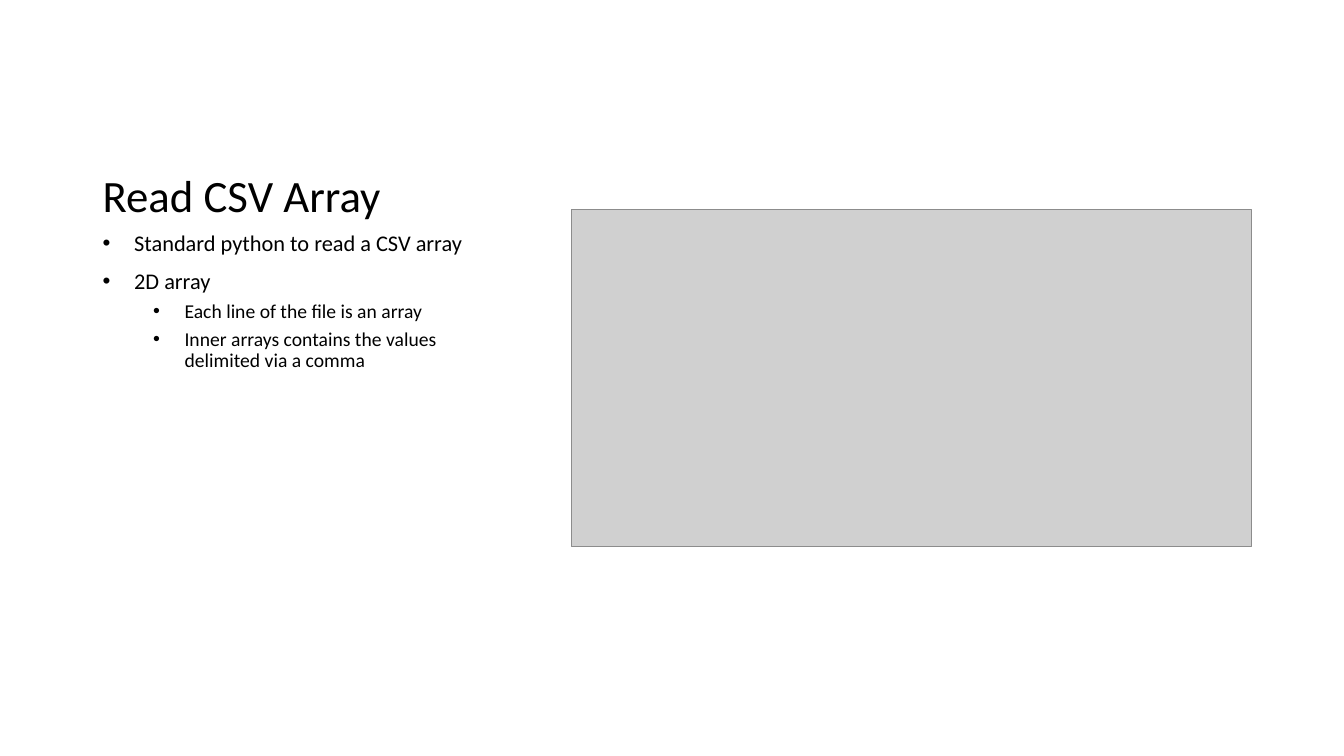
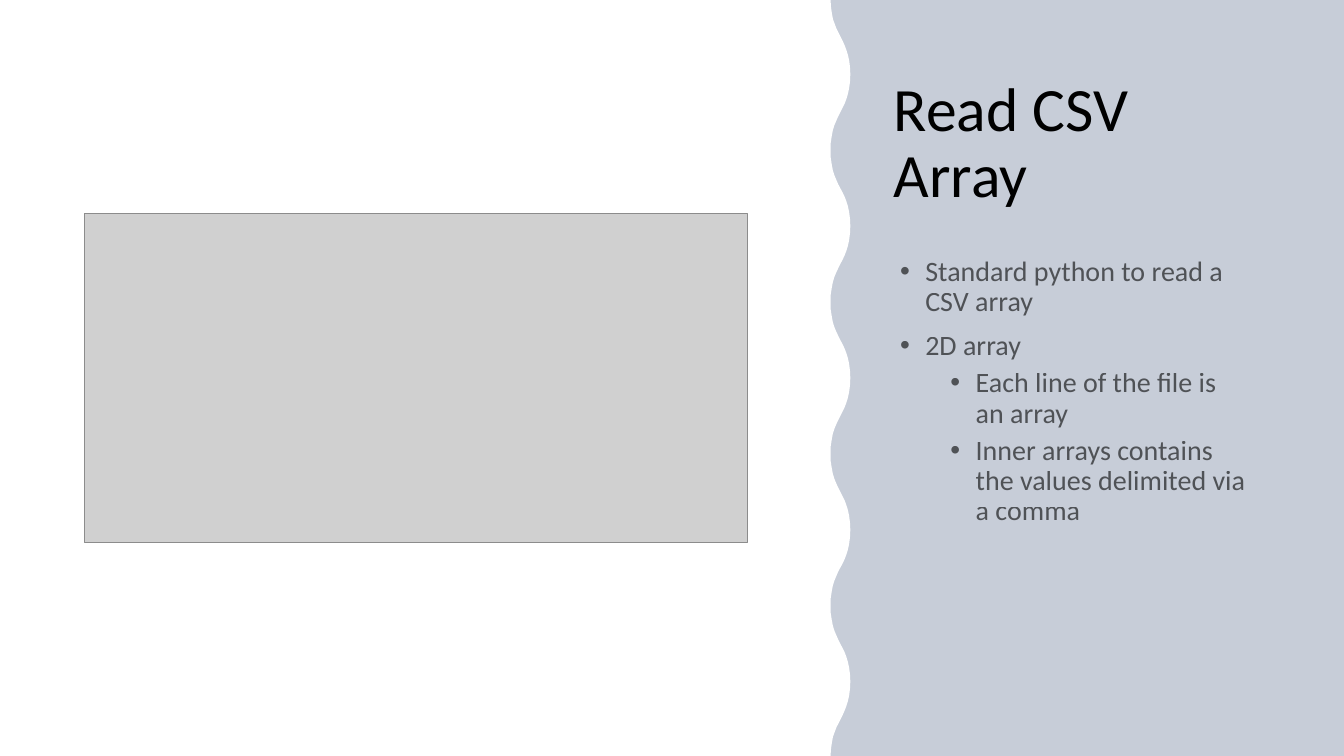
Before and after one commit to thesixtium/AFM_Peak_Detection, a slide deck: slide 3 of Peak Detection Information Slides.pptx. Drawn at 1344x756 pixels with LibreOffice and Linux fonts; fonts in the diff are those of the drawing; grey boxes stand for pictures. Boxes give left, top, right and bottom in pixels: in the first picture for what was removed or moved away, otherwise in the second. Text is boxed around its words. In the diff, an @@ line names an element or a change of style, - is before the commit and + after.

```diff
--- a/Peak Detection Information Slides.pptx
+++ b/Peak Detection Information Slides.pptx
@@ rectangle added at (0, 0, 1344, 756), fill #FFFFFF @@
@@ freeform shape added at (0, 0, 851, 756), fill #FFFFFF @@
@@ freeform shape added at (815, 0, 1344, 756), fill #203864 at 25% opacity @@
@@ title "Read CSV Array": place and size @@
-title "Read CSV Array" at (103, 181, 380, 220)
+title "Read CSV Array" at (894, 88, 1129, 207)
@@ title "Read CSV Array" at (894, 88, 1129, 207): size 32 to 44 pt; vertical alignment bottom to top @@
@@ picture: place and size @@
-picture at (572, 210, 1252, 547)
+picture at (85, 214, 748, 542)
@@ text "Standard python to read a ...": place and size @@
-text "Standard python to read a ..." at (134, 235, 462, 367)
+text "Standard python to read a ..." at (925, 261, 1245, 520)
@@ text "Standard python to read a ..." at (925, 261, 1245, 520): size 16 to 20 pt in "Standard python to read a CSV array", "2D array"; text colour #000000 to #000000 at 60% opacity; size 14 to 20 pt in "Each line of the file is an ...", "Inner arrays contains the values delimited via ..."; indent changed @@
```
Also in this commit, not shown: 5 other slides changed, 7 slides added.
